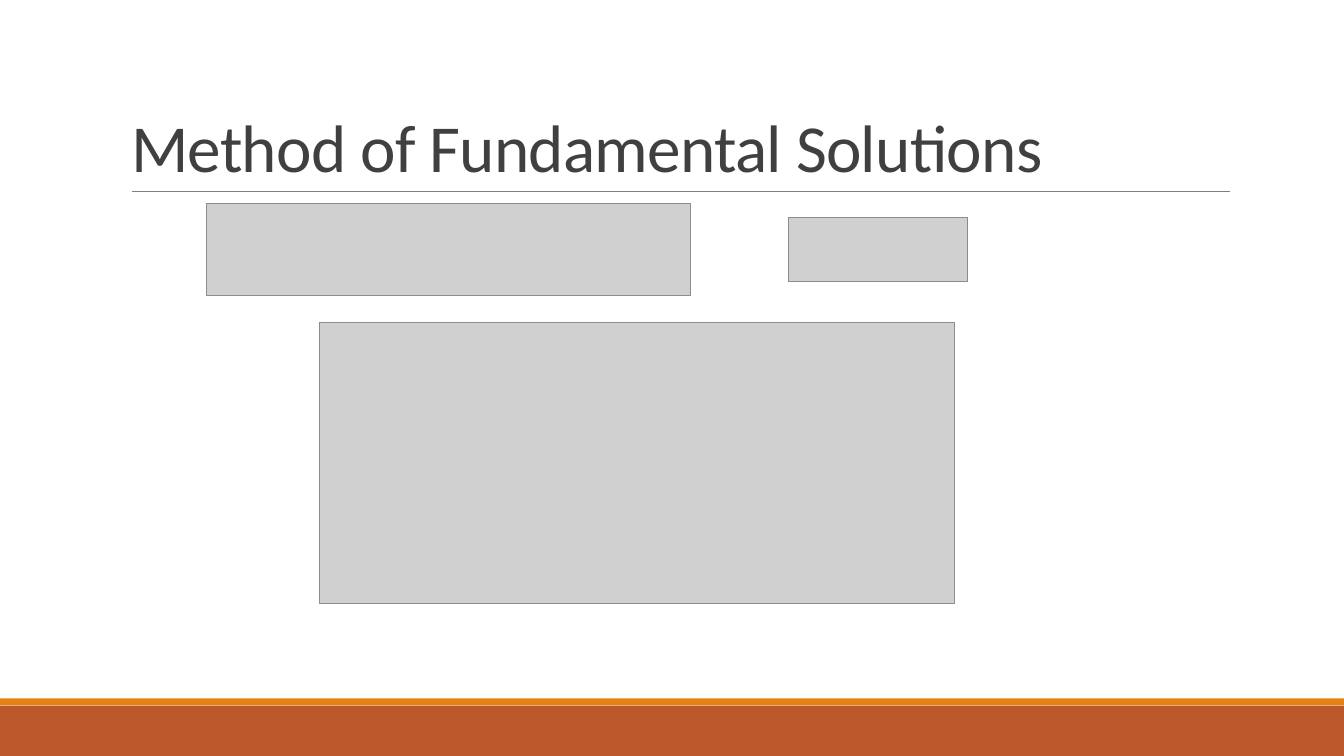
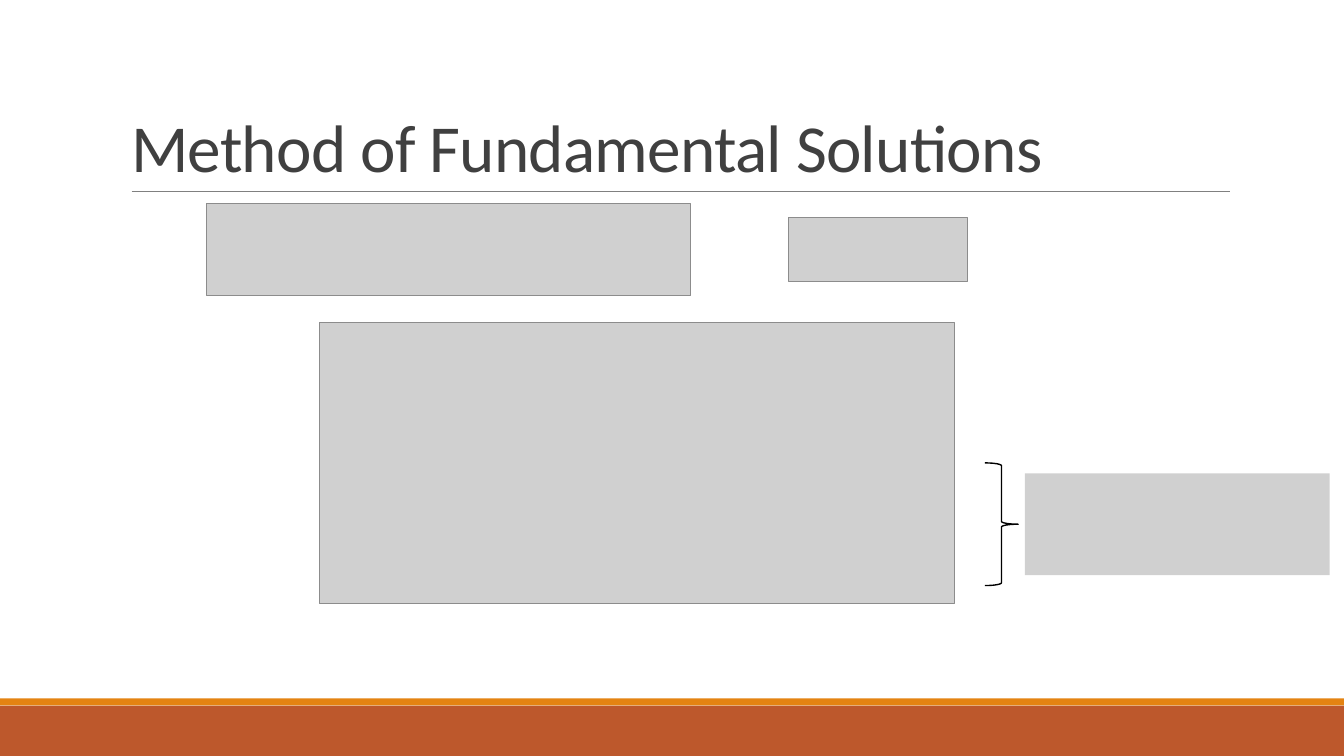
Before and after one commit to kutay-ugurlu/Tikhonov-Regularization-Parameter-Selection-ECGI, a slide deck: slide 6 of Presentation.pptx (slide 5 before the commit). Drawn at 1344x756 pixels with LibreOffice and Linux fonts; fonts in the diff are those of the drawing; grey boxes stand for pictures. Boxes give left, top, right and bottom in pixels: in the first picture for what was removed or moved away, otherwise in the second. Text is boxed around its words. In the diff, an @@ line names an element or a change of style, - is before the commit and + after.

Commit message:
Presentation update

```diff
--- a/Presentation.pptx
+++ b/Presentation.pptx
@@ right brace added at box(985, 463, 1018, 586), outline #000000 1 pt @@
@@ picture added at box(1025, 474, 1331, 576) @@
```
Also in this commit, not shown: 1 other slide changed, 4 slides added, 1 other file.
